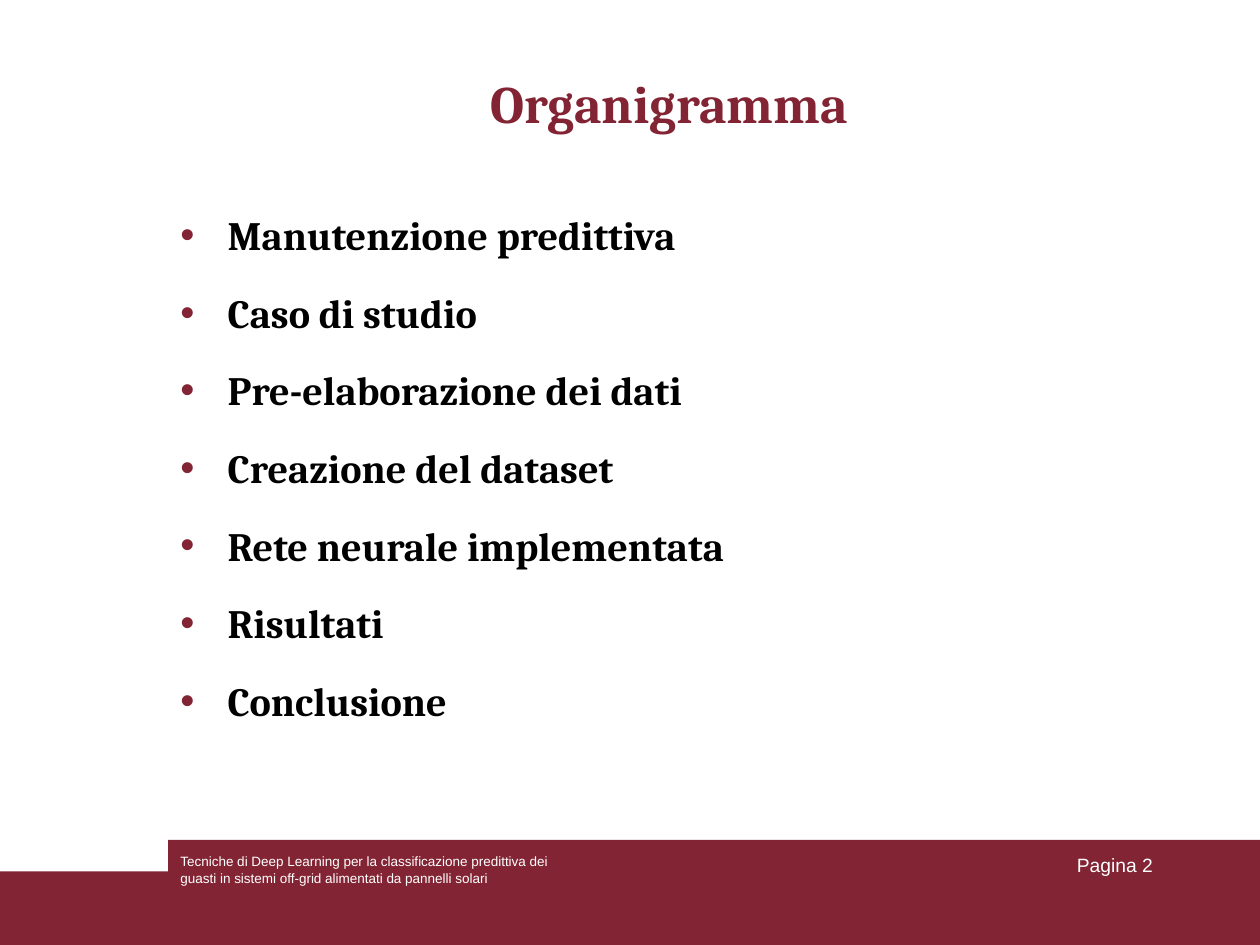
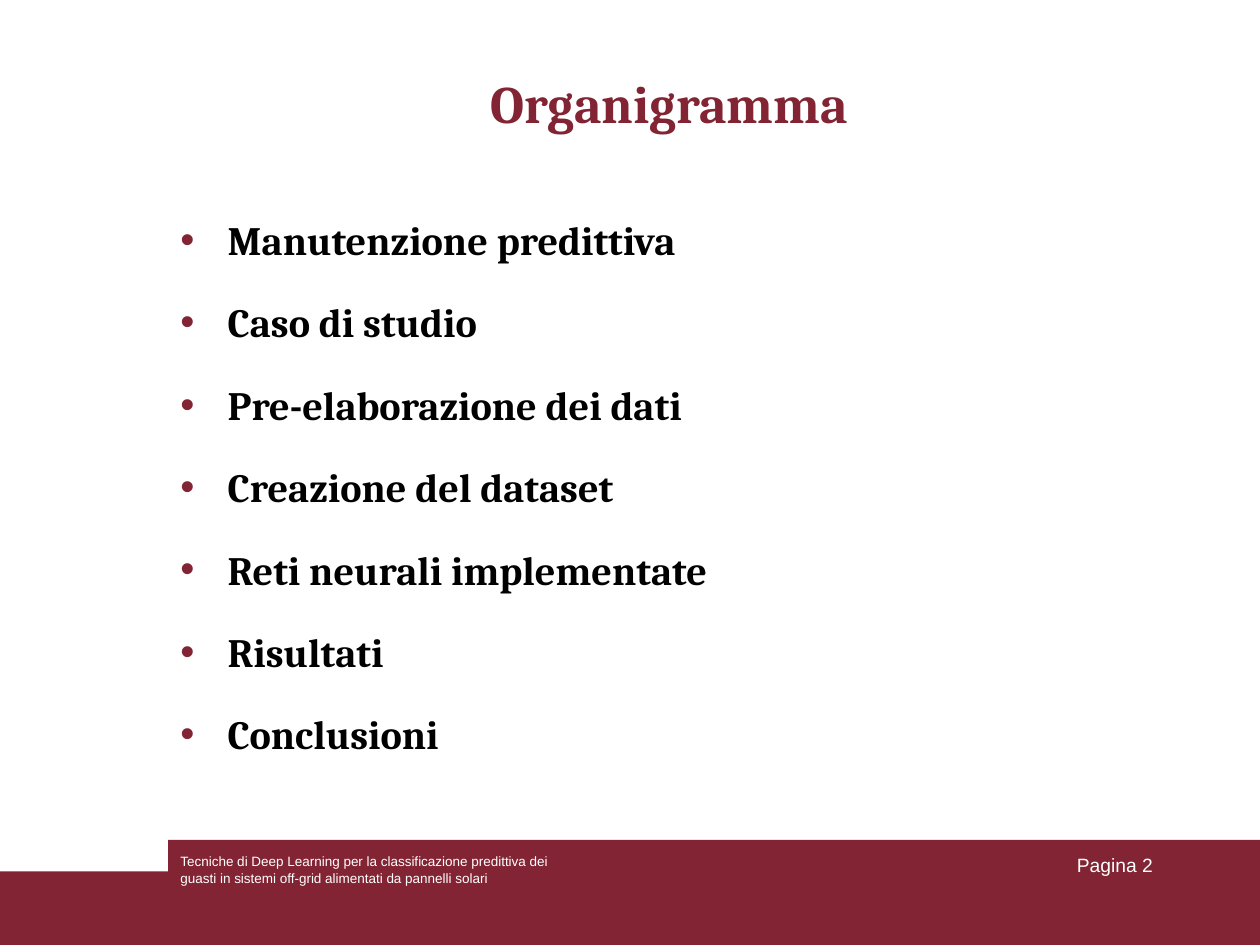
Before and after one commit to lorenzoooooo/DL-for-Predictive-Fault-Classification-in-Off-Grid-Systems, a slide deck: slide 2 of Presentazione_tesi.ppt. Drawn at 1260x945 pixels with LibreOffice and Linux fonts; fonts in the diff are those of the drawing. Boxes give left, top, right and bottom in pixels: in the first picture for what was removed or moved away, otherwise in the second. Text is boxed around its words. In the diff, an @@ line names an element or a change of style, - is before the commit and + after.

```diff
--- a/Presentazione_tesi.ppt
+++ b/Presentazione_tesi.ppt
@@ text at [228,227,682,668]: line spacing 1.4 to 1.5 @@
@@ text at [228,557,707,594]: text changed @@
-• Rete neurale implementata
+• Reti neurali implementate
@@ text at [228,721,439,750]: text changed @@
-• Conclusione
+• Conclusioni
```
Also in this commit, not shown: 17 other slides changed, 1 slide added.
